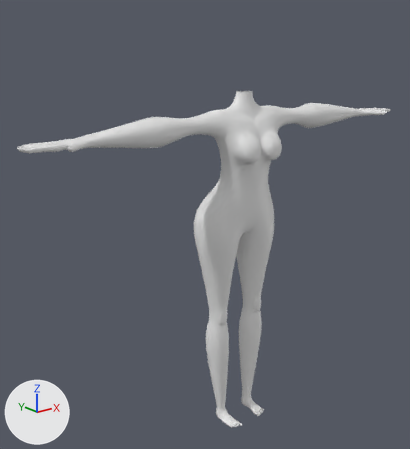
An edit to the Blender file Assets/Blend Files/2AM tutorial.blend, drawn before and after from the same camera.
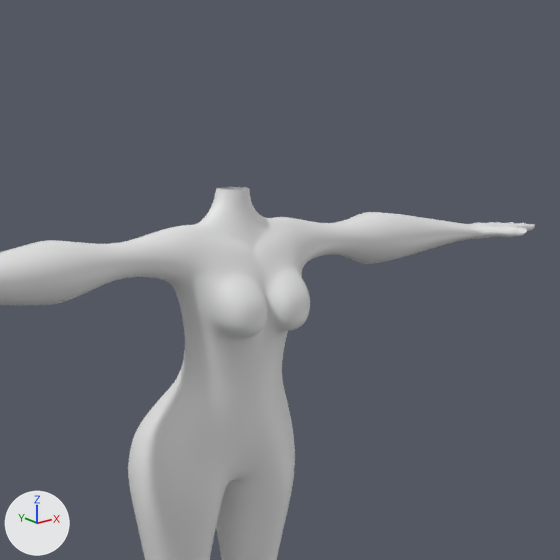
Each version appears first whole from a camera (50 mm lens) standing at (-1.202, -1.33, 1.267) and looking at (-0.083, 0.069, 0.707), and next in a close-up on the part from 32% to 98% of the width and 0% to 60% of the height. Lighting does not change. The marker at lower left points along +X, +Y and +Z.
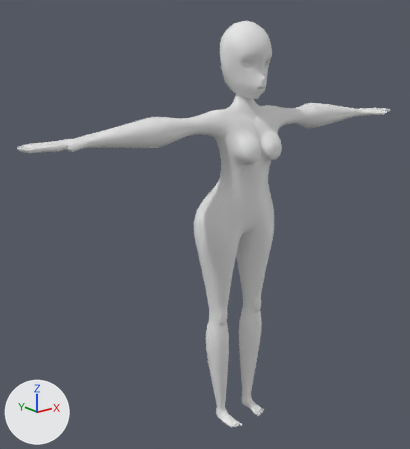
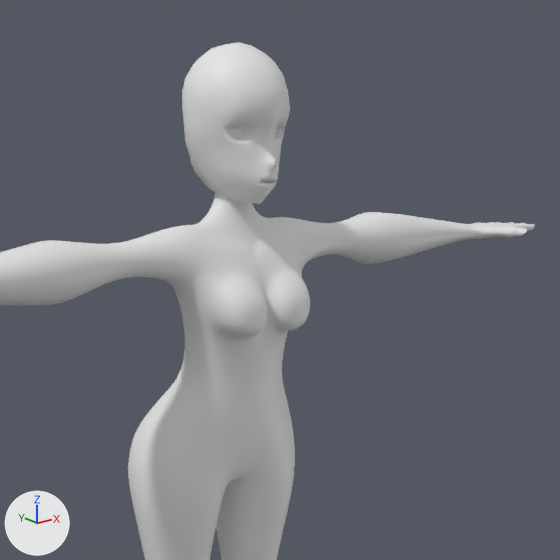
Changed parts and their boxes (x1, y1, x2, y2) in the close-ups (560 x 560 px):
'Cube.002', added
    after: (182, 42, 290, 204)

The change, as a diff of the scene's bpy script:
```diff
--- a/Assets/Blend Files/2AM tutorial.blend.py
+++ b/Assets/Blend Files/2AM tutorial.blend.py
@@ me_cube_002 @@
+me_cube_002.from_pydata(...)  # 372 vertices, 362 faces; spans x 0.0..0.078, y -0.112..0.06, z 1.118..1.339
+me_cube_002.polygons.foreach_set('use_smooth', [True] * 362)
@@ ob_cube_002 @@
+ob_cube_002 = bpy.data.objects.new('Cube.002', me_cube_002)
+ob_cube_002.location = (0.0, 0.0, 0.0)
+_m = ob_cube_002.modifiers.new('Mirror', 'MIRROR')
+_m.use_clip = True
```
